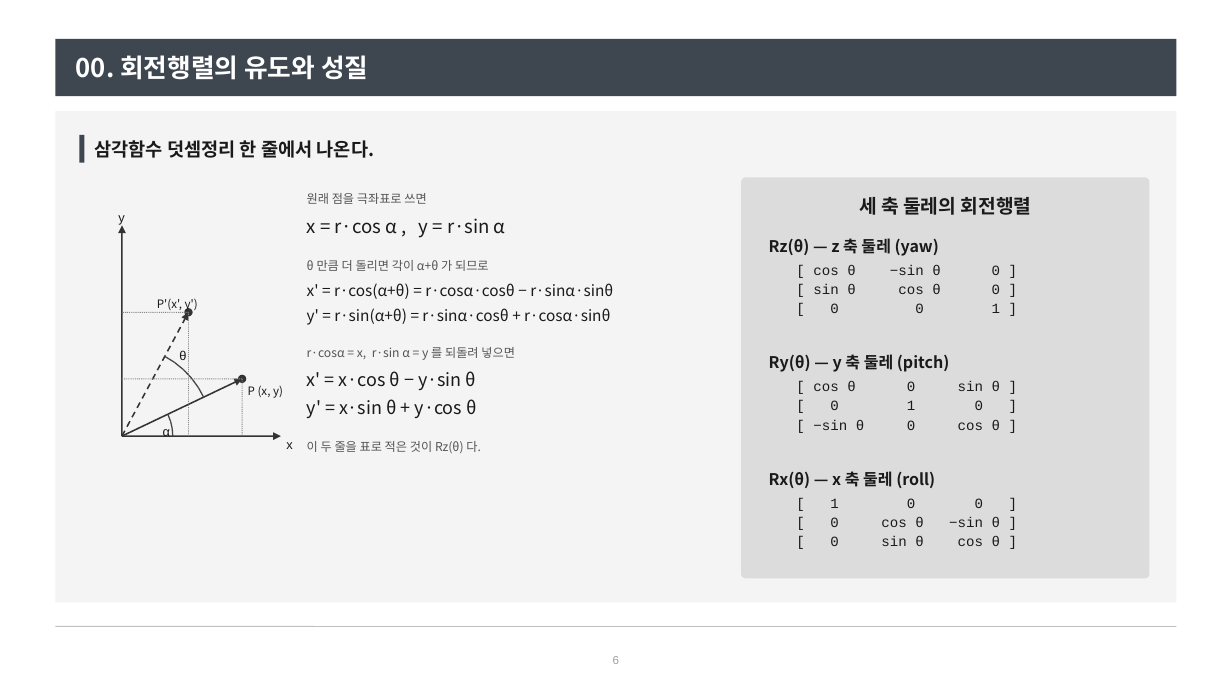
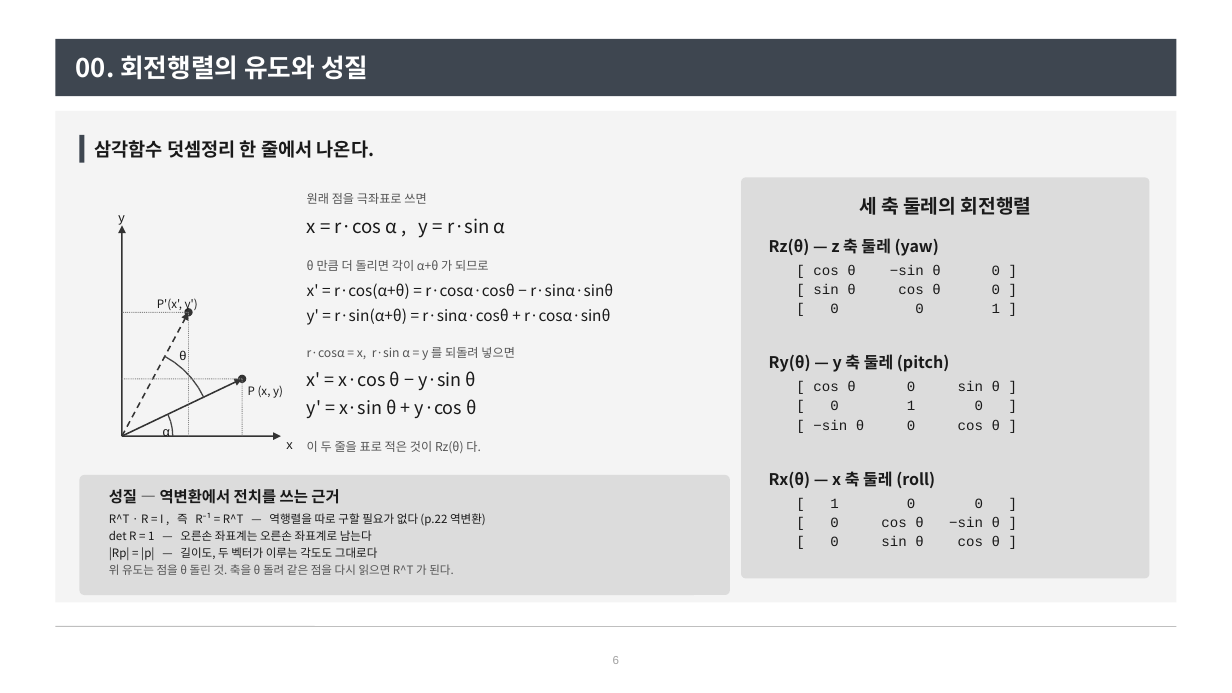
Before and after one commit to harley-hwan/radar-sw-study, a slide deck: slide 6 of Part2_CoordFrames/ref/산출물/좌표계와_좌표변환.pptx. Drawn at 1232x693 pixels with LibreOffice and Linux fonts; fonts in the diff are those of the drawing. Boxes give left, top, right and bottom in pixels: in the first picture for what was removed or moved away, otherwise in the second. Text is boxed around its words. In the diff, an @@ line names an element or a change of style, - is before the commit and + after.

```diff
--- a/Part2_CoordFrames/ref/산출물/좌표계와_좌표변환.pptx
+++ b/Part2_CoordFrames/ref/산출물/좌표계와_좌표변환.pptx
@@ rounded rectangle added at box(79, 475, 730, 595), fill #DCDCDC @@
@@ text added at box(109, 489, 486, 575), 9 pt, text #1A1A1A @@
+성질 — 역변환에서 전치를 쓰는 근거
+R^T · R = I , 즉 R⁻¹ = R^T — 역행렬을 따로 구할 필요가 없다 (p.22 역변환)
+det R = 1 — 오른손 좌표계는 오른손 좌표계로 남는다
+|Rp| = |p| — 길이도, 두 벡터가 이루는 각도도 그대로다
+위 유도는 점을 θ 돌린 것. 축을 θ 돌려 같은 점을 다시 읽으면 R^T 가 된다.
```
Also in this commit, not shown: 15 other slides changed, 1 other file.
